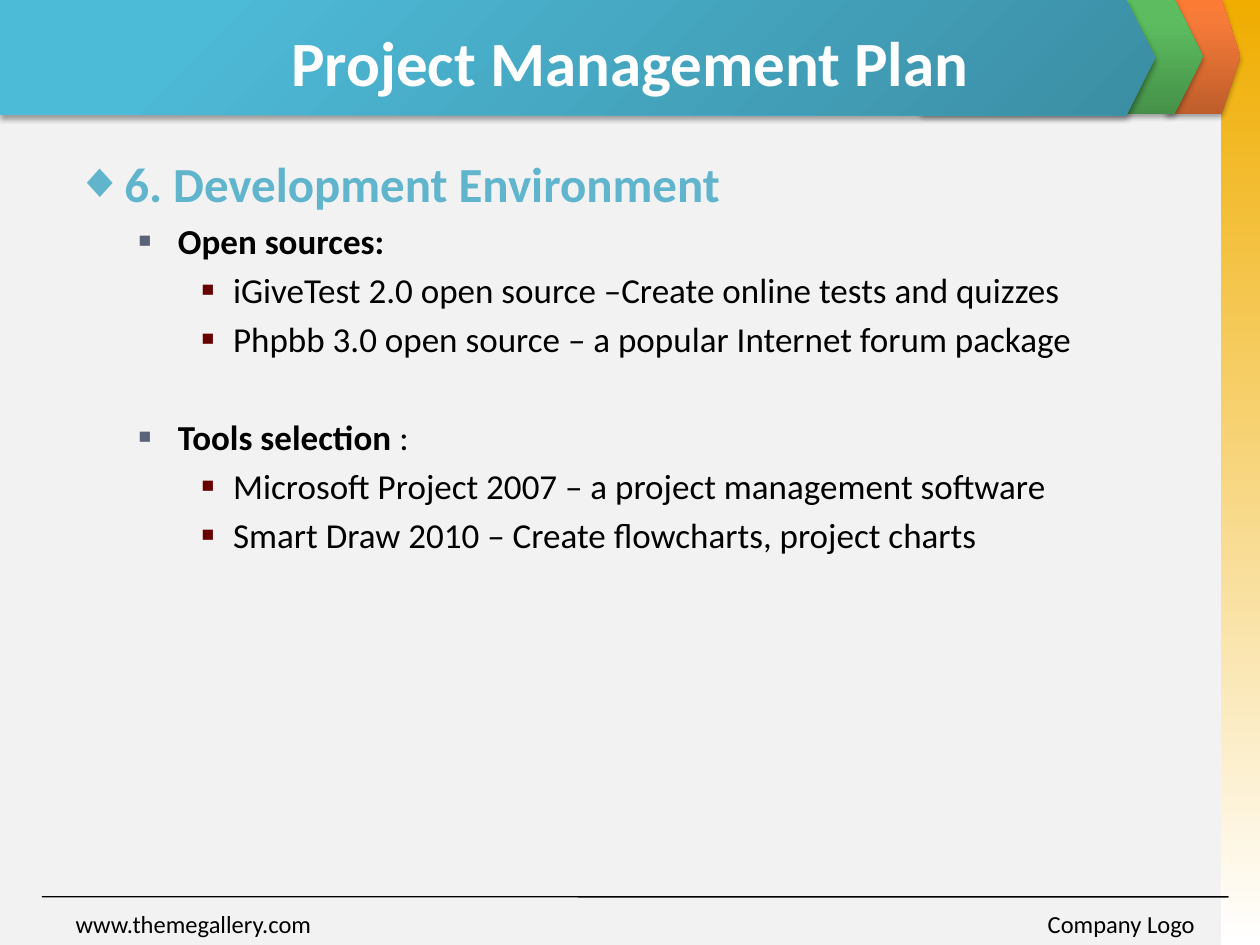
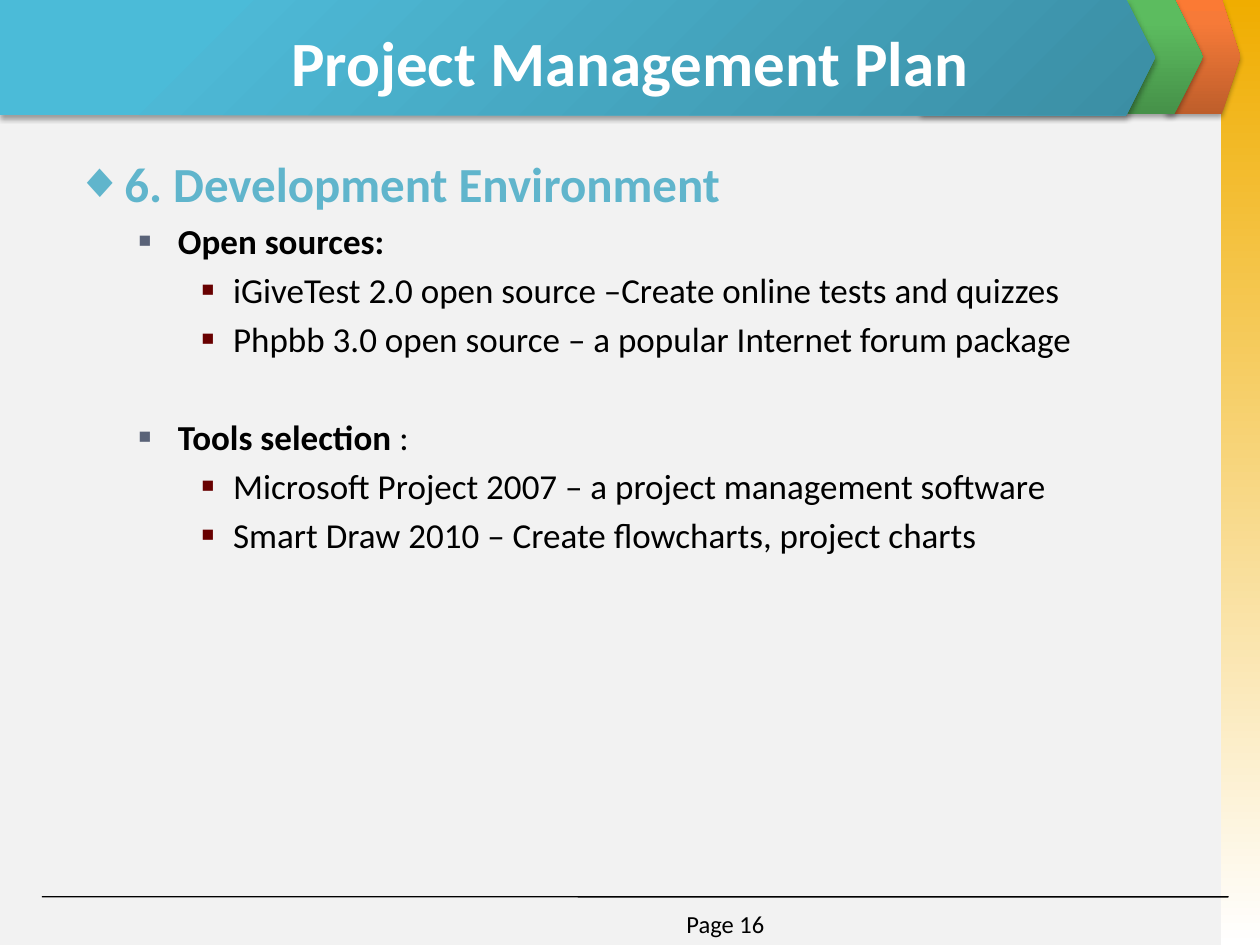
Before and after one commit to invisibleghost/e-learning-website, a slide deck: slide 16 of Document/Final report/Slide Present E-Learning.pptx. Drawn at 1260x945 pixels with LibreOffice and Linux fonts; fonts in the diff are those of the drawing. Boxes give left, top, right and bottom in pixels: in the first picture for what was removed or moved away, otherwise in the second. Text is boxed around its words. In the diff, an @@ line names an element or a change of style, - is before the commit and + after.

```diff
--- a/Document/Final report/Slide Present E-Learning.pptx
+++ b/Document/Final report/Slide Present E-Learning.pptx
@@ text removed at (76, 916, 311, 938) @@
-www.themegallery.com
@@ page number added at (686, 916, 764, 938), 14 pt, text #000000 @@
+Page 16
@@ text removed at (1048, 917, 1195, 938) @@
-Company Logo
```
Also in this commit, not shown: 33 other slides changed, 1 slide added, 1 slide removed.
